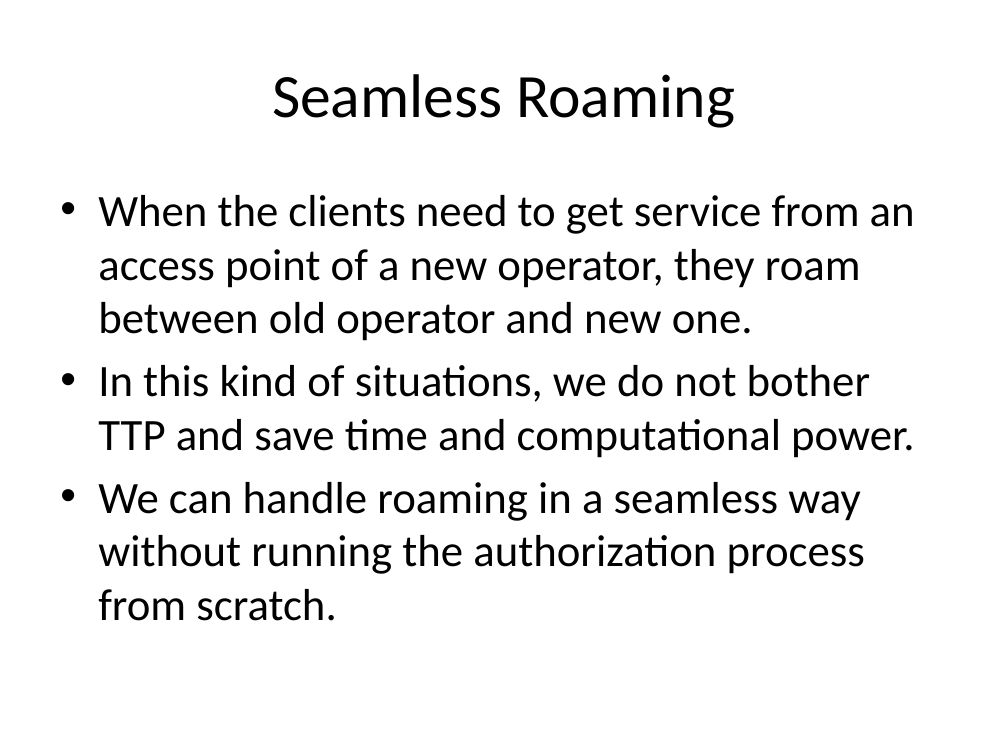
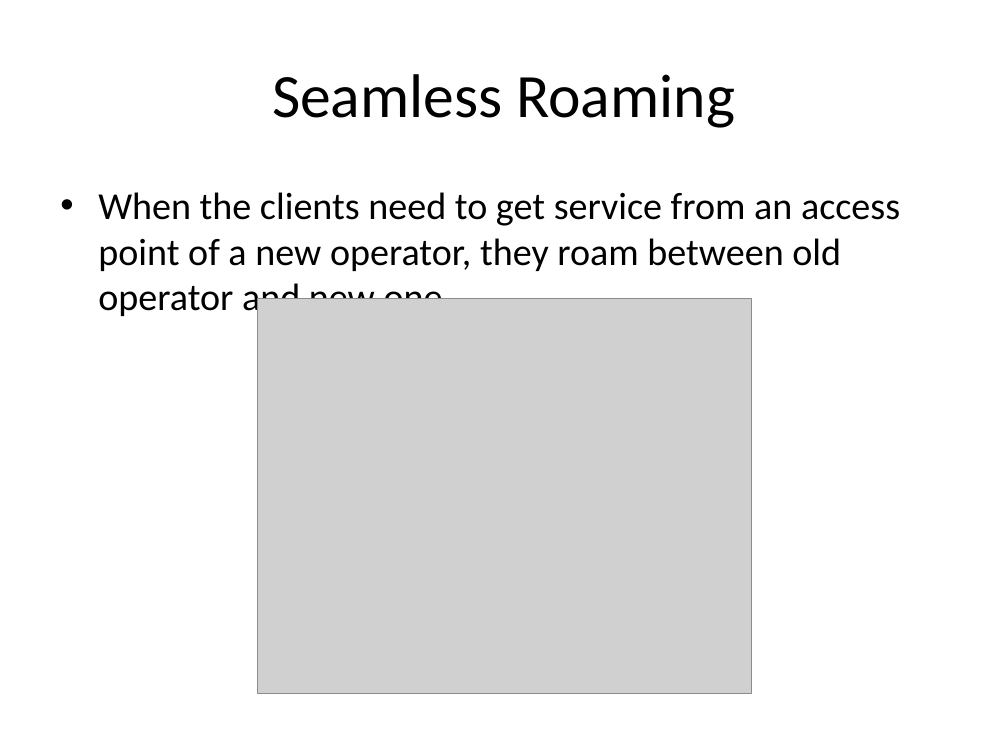
Before and after one commit to canleloglu/worddoc, a slide deck: slide 13 of sunum16Jan.pptx (slide 22 before the commit). Drawn at 1008x756 pixels with LibreOffice and Linux fonts; fonts in the diff are those of the drawing; grey boxes stand for pictures. Boxes give left, top, right and bottom in pixels: in the first picture for what was removed or moved away, otherwise in the second. Text is boxed around its words. In the diff, an @@ line names an element or a change of style, - is before the commit and + after.

```diff
--- a/sunum16Jan.pptx
+++ b/sunum16Jan.pptx
@@ text "When the clients need to ..." at <box>98,192,900,320</box>: size 32 to 27.2 pt @@
@@ picture added at <box>258,298,751,694</box> @@
@@ text at <box>98,365,914,621</box>: paragraphs removed @@
-• In this kind of situations, we do not bother TTP and save time and computational power.
-• We can handle roaming in a seamless way without running the authorization process from scratch.
```
Also in this commit, not shown: 19 other slides changed, 1 slide added, 18 slides removed, 7 other files.
